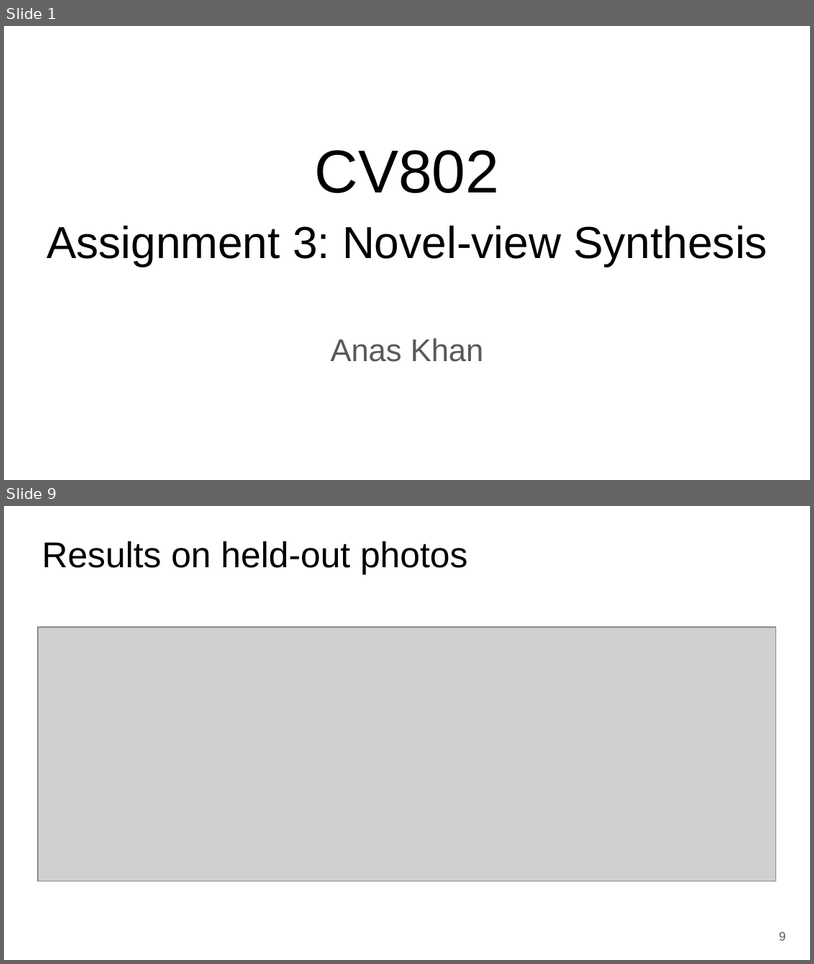
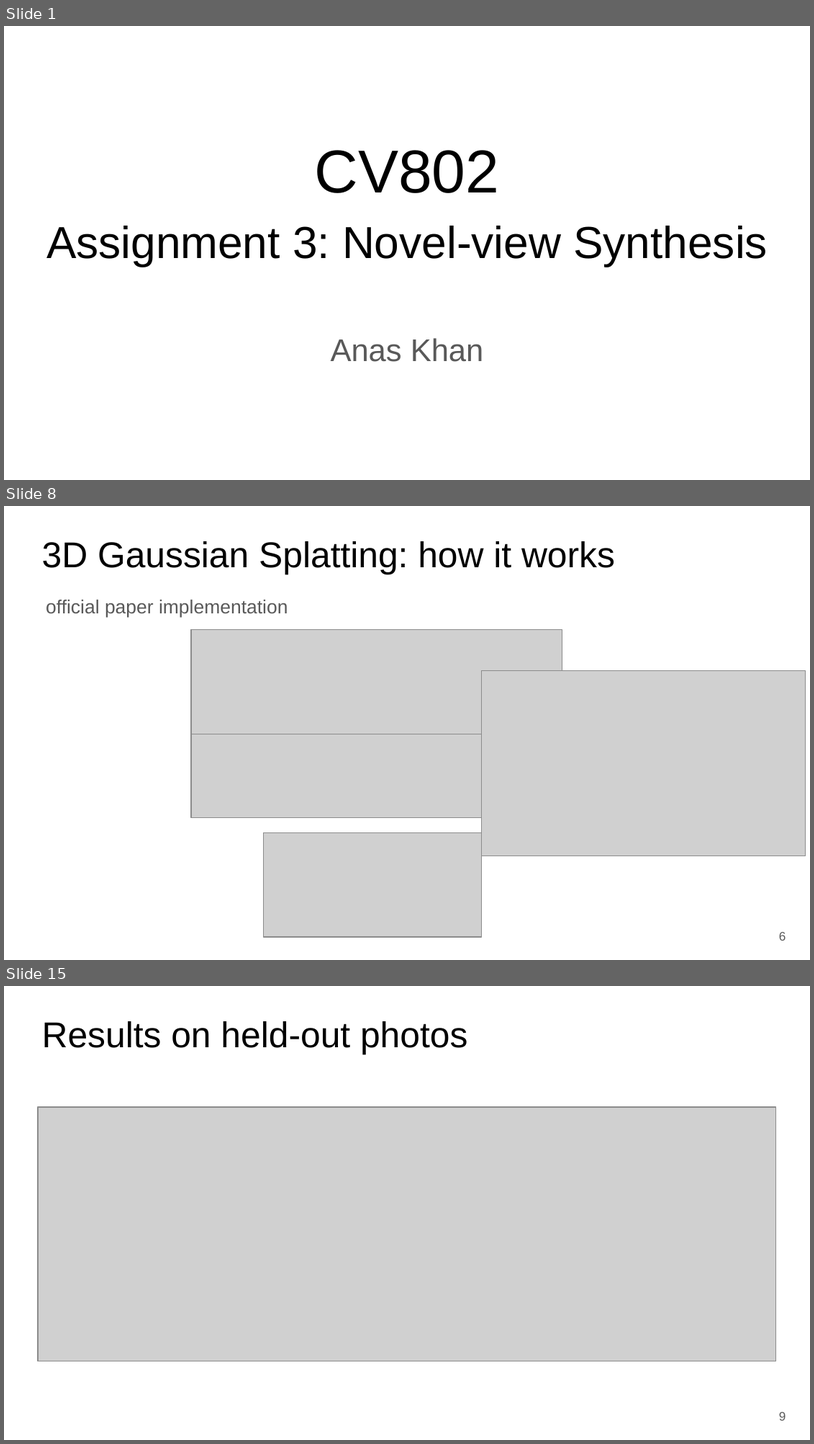
Before and after one commit to anas2908/cv802_assignment_3, a slide deck: docs/slides/CV802_SP3_novel_view_synthesis.pptx. Shown one above the other, each under a label of ours: slides 1 and 9 before the commit, slides 1, 8 and 15 after it; the slides between them are not shown. The pictures are 814x964 and 814x1444 pixels, drawn with LibreOffice and Linux fonts; fonts in the diff are those of the drawing; grey boxes stand for pictures. Boxes give left, top, right and bottom in pixels: in the first picture for what was removed or moved away, otherwise in the second. Text is boxed around its words. In the diff, an @@ line names an element or a change of style, - is before the commit and + after.

```diff
--- a/docs/slides/CV802_SP3_novel_view_synthesis.pptx
+++ b/docs/slides/CV802_SP3_novel_view_synthesis.pptx
@@ slide 8 added at <box>4,506,810,960</box>, background #FFFFFF @@
@@ text added at <box>42,541,615,575</box>, 32 pt, text #000000 @@
+3D Gaussian Splatting: how it works
@@ text added at <box>46,600,288,618</box>, 17 pt, text #595959 @@
+official paper implementation
@@ picture added at <box>191,630,562,734</box> @@
@@ picture added at <box>481,670,805,856</box> @@
@@ picture added at <box>191,721,535,818</box> @@
@@ picture added at <box>264,833,482,937</box> @@
@@ text added at <box>779,932,787,940</box>, 11 pt, text #595959 @@
+6
@@ what was slide 9 is now slide 15 @@
```
Also in this commit, not shown: 15 slides changed, 6 other slides added, 1 slide removed, 5 other files.
